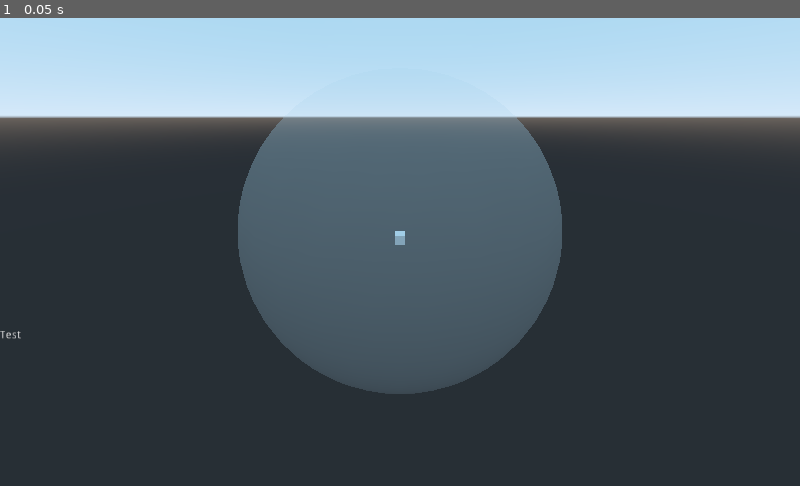
Above: before the commit, frame 1.
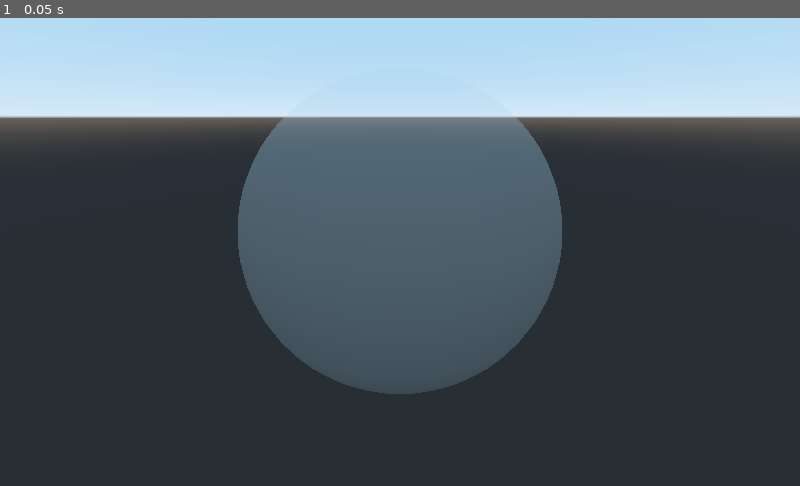
Above: after the commit, the same moment.

Repository: GoncaloPascoal/ms-proj
Game: Godot game, scene res://simulation.tscn
Same seed, same stepped clock (60 frames per second), same inputs: the game is played once before the commit and once after it. Before the commit the project has no main scene; this scene is started directly in both runs.
Inputs:
- Up to frame 1 (0.05 s): no input

The runs differ from the first frame. In frame 1, less than 0.1% of the frame differs, in the area x 0-51%, y 45-69%.

Commit message:
Implement support for multiple satellites and orbital planes

Diff:
--- a/godot/project.godot
+++ b/godot/project.godot
@@ -11,7 +11,17 @@
 [application]
 
 config/name="ISCS"
+run/main_scene="res://simulation.tscn"
 config/icon="res://icon.png"
+
+[debug]
+
+settings/fps/force_fps=240
+settings/stdout/print_fps=true
+
+[display]
+
+window/vsync/use_vsync=false
 
 [gui]
 
@@ -20,6 +30,7 @@
 [physics]
 
 common/enable_pause_aware_picking=true
+common/physics_interpolation=true
 
 [rendering]
 
--- /dev/null
+++ b/godot/satellite.gd
@@ -0,0 +1,6 @@
+extends KinematicBody
+
+var velocity := Vector3.ZERO
+
+func _physics_process(_delta: float):
+	velocity = move_and_slide(velocity)
--- /dev/null
+++ b/godot/satellite.tscn
@@ -0,0 +1,18 @@
+[gd_scene load_steps=4 format=2]
+
+[ext_resource path="res://satellite.gd" type="Script" id=1]
+
+[sub_resource type="CubeMesh" id=1]
+size = Vector3( 0.5, 0.5, 0.5 )
+
+[sub_resource type="BoxShape" id=2]
+
+[node name="Satellite" type="KinematicBody"]
+script = ExtResource( 1 )
+
+[node name="MeshInstance" type="MeshInstance" parent="."]
+mesh = SubResource( 1 )
+
+[node name="CollisionShape" type="CollisionShape" parent="."]
+shape = SubResource( 2 )
+disabled = true
--- /dev/null
+++ b/godot/simulation.gd
@@ -0,0 +1,67 @@
+extends Spatial
+
+const EARTH_RADIUS := 6.371e6
+const SCALE := 2e-6
+
+export(String) var websocket_url = "ws://localhost:8765"
+export(PackedScene) var satellite_scene
+
+onready var earth: MeshInstance = $Earth
+onready var satellites_root: Spatial = $SatellitesRoot
+
+var _client = WebSocketClient.new()
+
+func _ready():
+	var mesh = SphereMesh.new()
+	mesh.radius = EARTH_RADIUS * SCALE
+	mesh.height = 2 * mesh.radius
+	mesh.material = load("mat.tres")
+
+	earth.mesh = mesh
+
+	_client.connect("connection_established", self, "_connected")
+	_client.connect("data_received", self, "_on_data")
+
+	var err = _client.connect_to_url(websocket_url)
+
+	if err != OK:
+		print("Unable to connect")
+		set_process(false)
+
+func _connected(_proto: String = ""):
+	print("Connected!")
+
+func list_to_vector3(l) -> Vector3:
+	return Vector3(l[0], l[1], l[2])
+
+func _on_data():
+	var json = JSON.parse(_client.get_peer(1).get_packet().get_string_from_utf8()).result
+	var msg_type = json["msg_type"]
+
+	match msg_type:
+		"init": _init_simulation(json)
+		"update": _update_simulation(json)
+
+func _init_simulation(json):
+	var satellites: Dictionary = json["satellites"]
+
+	for id in satellites:
+		var _data = satellites[id] # TODO
+		satellites_root.add_child(satellite_scene.instance())
+
+func _update_simulation(json):
+	var satellites = json["satellites"]
+
+	for id in satellites:
+		var data = satellites[id]
+		var satellite = satellites_root.get_child(int(id))
+
+		var position = list_to_vector3(data["position"]) * SCALE
+		var velocity = list_to_vector3(data["velocity"]) * SCALE
+
+		satellite.reset_physics_interpolation()
+		satellite.global_translation = position
+		satellite.velocity = velocity
+
+func _process(_delta: float):
+	_client.poll()
--- a/godot/simulation.tscn
+++ b/godot/simulation.tscn
@@ -1,18 +1,17 @@
 [gd_scene load_steps=5 format=2]
 
-[ext_resource path="res://test.gd" type="Script" id=1]
+[ext_resource path="res://simulation.gd" type="Script" id=1]
 [ext_resource path="res://mat.tres" type="Material" id=2]
+[ext_resource path="res://satellite.tscn" type="PackedScene" id=3]
 
 [sub_resource type="SphereMesh" id=1]
 material = ExtResource( 2 )
 radius = 7.0
 height = 14.0
 
-[sub_resource type="CubeMesh" id=2]
-size = Vector3( 1, 1, 1 )
-
 [node name="Root" type="Spatial"]
 script = ExtResource( 1 )
+satellite_scene = ExtResource( 3 )
 
 [node name="Earth" type="MeshInstance" parent="."]
 mesh = SubResource( 1 )
@@ -21,16 +20,4 @@
 transform = Transform( 1, 0, 0, 0, 0.866025, 0.5, 0, -0.5, 0.866025, 0, 10, 20 )
 fov = 90.0
 
-[node name="Satellite" type="MeshInstance" parent="."]
-mesh = SubResource( 2 )
-
-[node name="Label" type="Label" parent="."]
-margin_top = 400.0
-margin_right = 200.0
-margin_bottom = 500.0
-text = "Test"
-
-[node name="RayCast" type="RayCast" parent="."]
-enabled = true
-debug_shape_custom_color = Color( 0.0117647, 0.266667, 0.87451, 1 )
-debug_shape_thickness = 5
+[node name="SatellitesRoot" type="Spatial" parent="."]
--- a/godot/test.gd
+++ /dev/null
@@ -1,48 +0,0 @@
-extends Spatial
-
-const EARTH_RADIUS := 6.371e6
-const SCALE := 2e-6
-
-export var websocket_url = "ws://localhost:8765"
-
-onready var earth: MeshInstance = $Earth
-onready var satellite: MeshInstance = $Satellite
-onready var ray: RayCast = $RayCast
-
-var _client = WebSocketClient.new()
-
-func _ready():
-	var mesh = SphereMesh.new()
-	mesh.radius = EARTH_RADIUS * SCALE
-	mesh.height = 2 * mesh.radius
-	mesh.material = load("mat.tres")
-
-	earth.mesh = mesh
-
-	_client.connect("connection_established", self, "_connected")
-	_client.connect("data_received", self, "_on_data")
-
-	var err = _client.connect_to_url(websocket_url)
-
-	if err != OK:
-		print("Unable to connect")
-		set_process(false)
-
-func _connected(_proto: String = ""):
-	print("Connected!")
-
-func list_to_vector3(l) -> Vector3:
-	return Vector3(l[0], l[1], l[2])
-
-func _on_data():
-	var json = JSON.parse(_client.get_peer(1).get_packet().get_string_from_utf8()).result
-
-	var position = list_to_vector3(json["satellites"]["0"]["position"]) * SCALE
-	var velocity = list_to_vector3(json["satellites"]["0"]["velocity"]) * SCALE
-
-	satellite.global_translation = position
-	ray.global_translation = position
-	ray.cast_to = velocity * 200
-
-func _process(_delta: float):
-	_client.poll()
Not shown, changed: README.md
Not shown, changed: src/iscs/model/satellite.py
Not shown, changed: src/iscs/websockets/server.py
